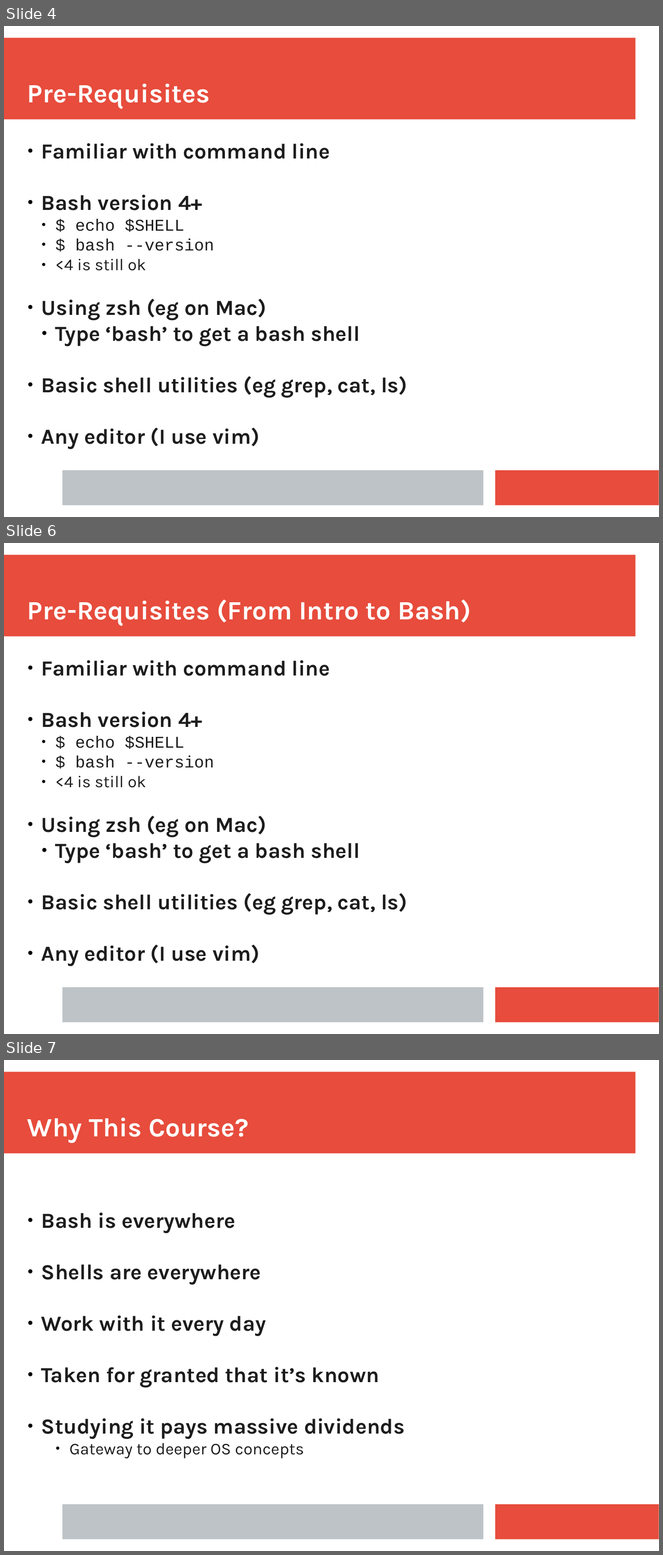
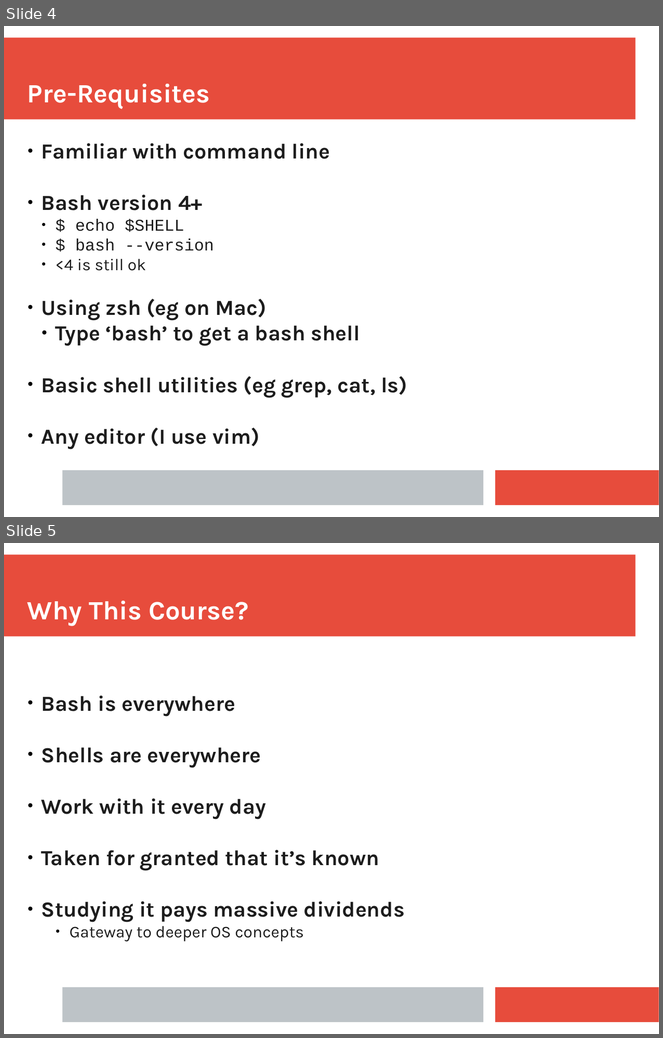
Before and after one commit to ianmiell/bash-next-steps, a slide deck: slides/bash_next_steps.pptx. Shown one above the other, each under a label of ours: slides 4, 6 and 7 before the commit, slides 4 and 5 after it; the slides between them are not shown. The pictures are 663x1555 and 663x1038 pixels, drawn with LibreOffice and Linux fonts; fonts in the diff are those of the drawing. Boxes give left, top, right and bottom in pixels: in the first picture for what was removed or moved away, otherwise in the second. Text is boxed around its words. In the diff, an @@ line names an element or a change of style, - is before the commit and + after.

```diff
--- a/slides/bash_next_steps.pptx
+++ b/slides/bash_next_steps.pptx
@@ slide 6 removed at bbox=[4, 543, 659, 1034], background #FFFFFF; not listed: 3 template elements that a slide beside it also shows @@
@@ text removed at bbox=[27, 600, 471, 626] @@
-Pre-Requisites (From Intro to Bash)
@@ text removed at bbox=[41, 660, 408, 967] @@
-● Familiar with command line
-● Bash version 4+
-  ● $ echo $SHELL
-  ● $ bash --version
-  ● <4 is still ok
-● Using zsh (eg on Mac)
-  ● Type ‘bash’ to get a bash shell
-● Basic shell utilities (eg grep, cat, ls)
-● Any editor (I use vim)
@@ what was slide 7 is now slide 5 @@
```
Also in this commit, not shown: 2 slides changed, 5 other slides removed, 1 other file.
